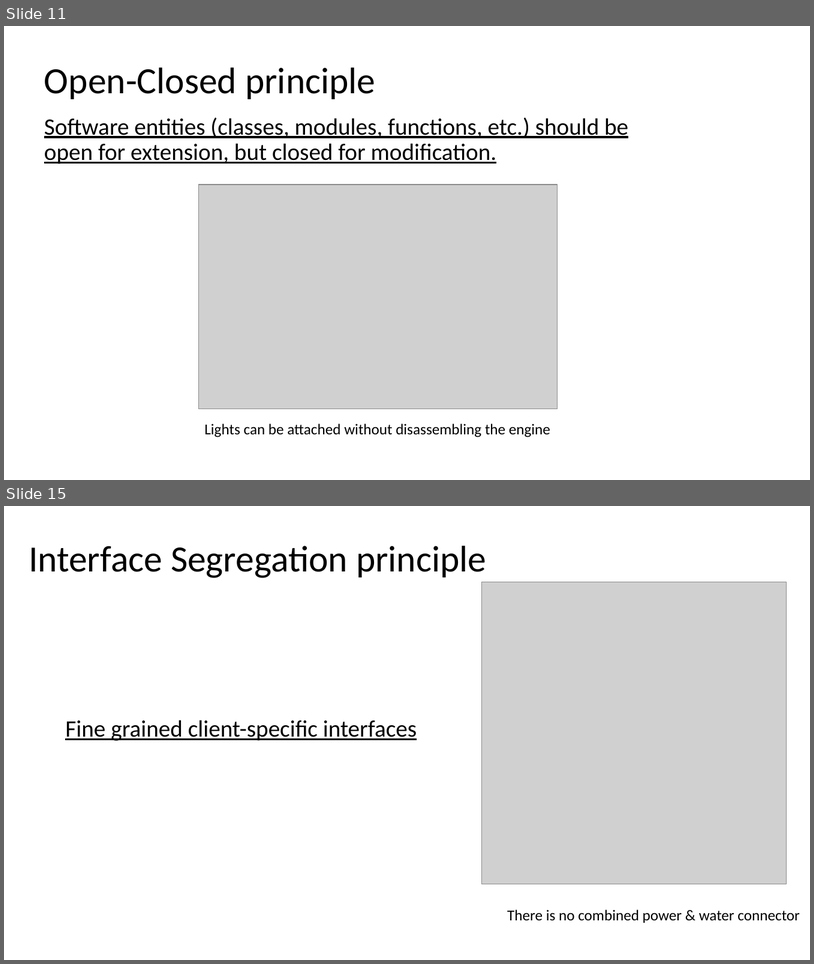
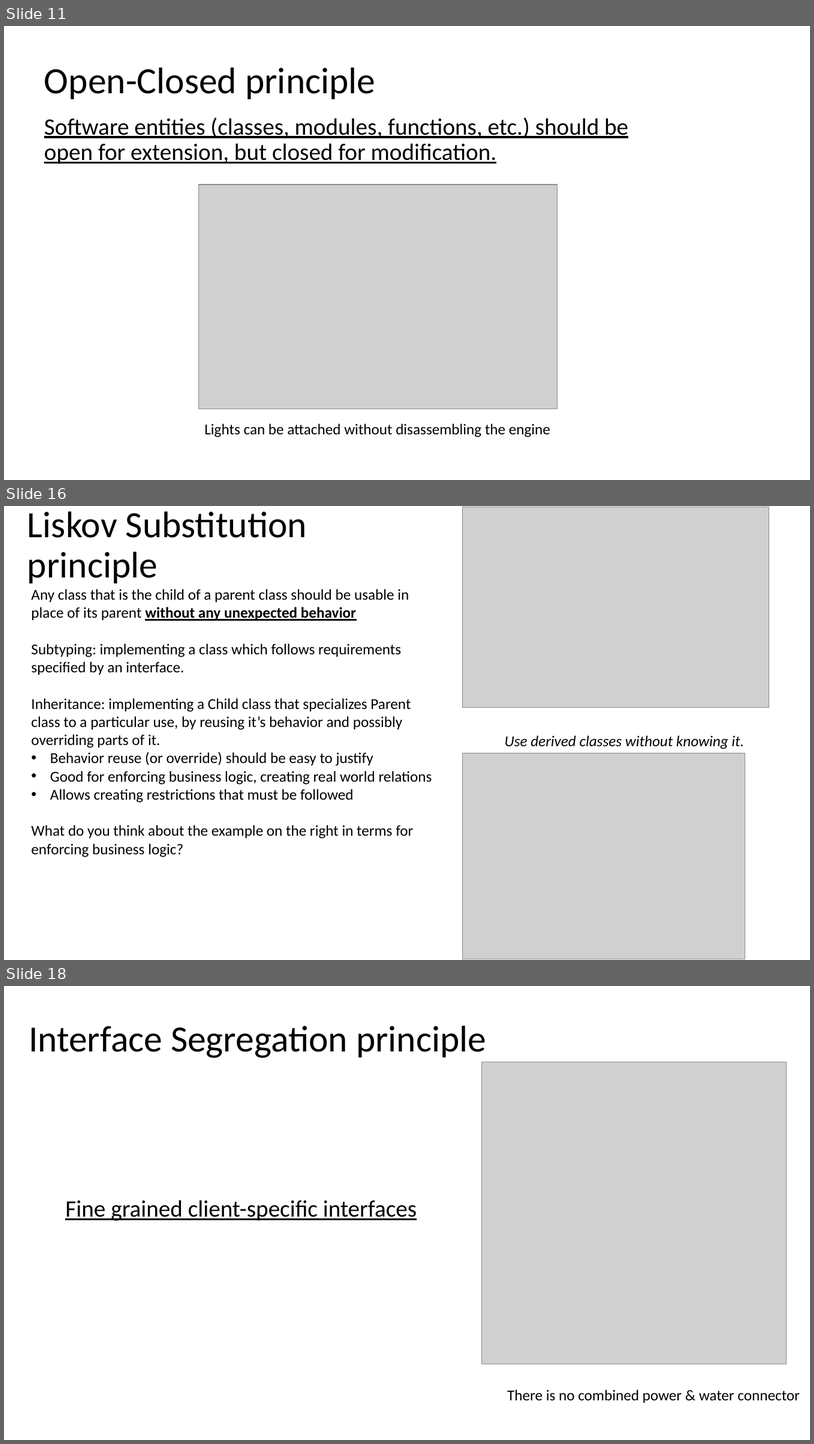
Before and after one commit to DonatasKukta/SOLID, a slide deck: SOLID.pptx. Shown one above the other, each under a label of ours: slides 11 and 15 before the commit, slides 11, 16 and 18 after it; the slides between them are not shown. The pictures are 814x964 and 814x1444 pixels, drawn with LibreOffice and Linux fonts; fonts in the diff are those of the drawing; grey boxes stand for pictures. Boxes give left, top, right and bottom in pixels: in the first picture for what was removed or moved away, otherwise in the second. Text is boxed around its words. In the diff, an @@ line names an element or a change of style, - is before the commit and + after.

Commit message:
Add code snippets for Liskov principle.

```diff
--- a/SOLID.pptx
+++ b/SOLID.pptx
@@ slide 16 added at [4, 506, 810, 960], background #FFFFFF @@
@@ title added at [27, 511, 307, 583], 44 pt, text #000000 @@
+Liskov Substitution principle
@@ picture added at [462, 507, 769, 707] @@
@@ text added at [31, 589, 432, 857], 18 pt, text #000000 @@
+Any class that is the child of a parent class should be usable in place of its parent without any unexpected behavior
+Subtyping: implementing a class which follows requirements specified by an interface.
+Inheritance: implementing a Child class that specializes Parent class to a particular use, by reusing it’s behavior and possibly overriding parts of it.
+• Behavior reuse (or override) should be easy to justify
+• Good for enforcing business logic, creating real world relations
+• Allows creating restrictions that must be followed
+What do you think about the example on the right in terms for enforcing business logic?
@@ text added at [505, 735, 744, 749], 18 pt, text #000000, italic @@
+Use derived classes without knowing it.
@@ picture added at [462, 753, 746, 959] @@
@@ what was slide 15 is now slide 18 @@
```
Also in this commit, not shown: 4 slides changed, 3 other slides added, 1 other file.
